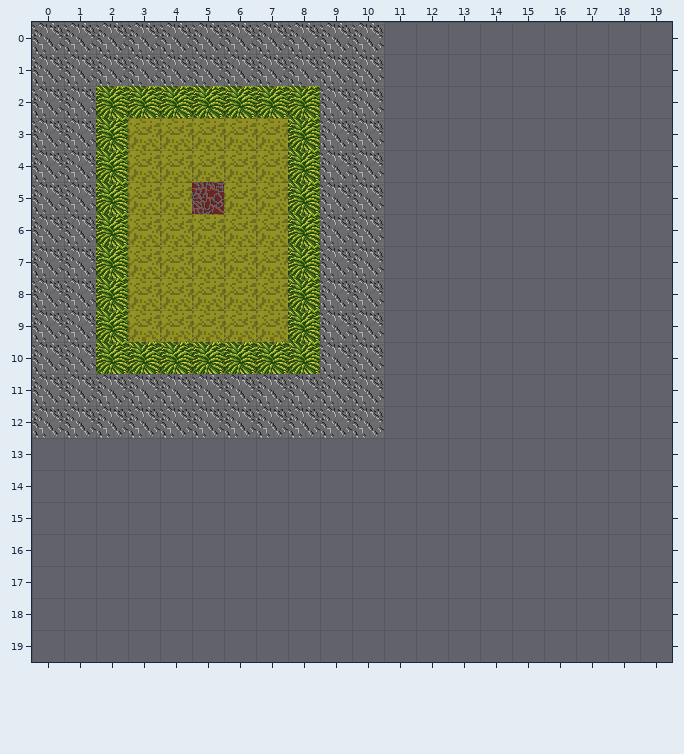
Tiled map -- corona/takeone/map32.tmx. The picture above was drawn from the file before the commit.
Cells are 32x32 px. Shown: x 0..19, y 0..19.
And afterwards:
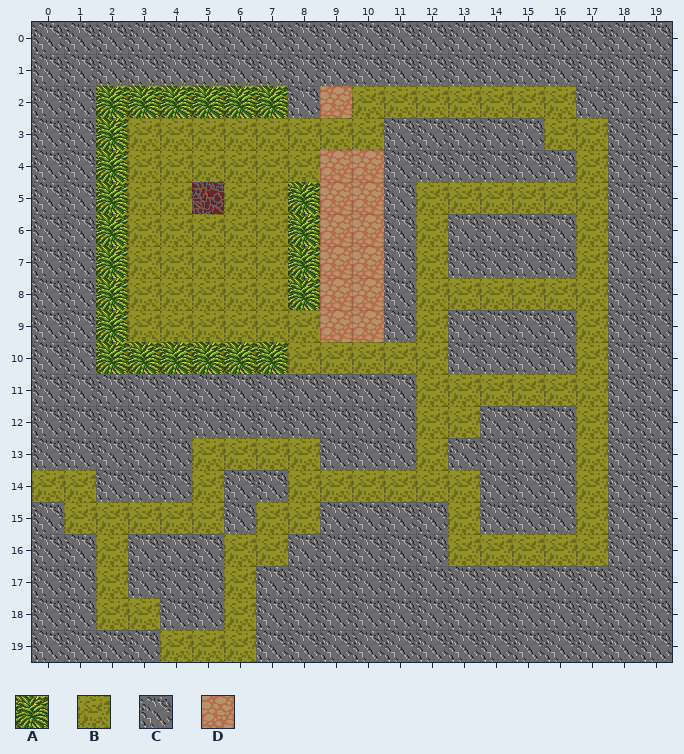
Key: from "tileset128": A 0, B 2, C 3, D 7.
_ is an empty cell, . an unchanged one.
Message: move map transition when walk in to box
What changed:
--- layer "Tile Layer 1"
@@ x 0..19 @@
- 0 ..........._________
- 1 ..........._________
- 2 ........ACC_________
- 3 ........ACC_________
- 4 ........ACC_________
- 5 .........CC_________
- 6 .........CC_________
- 7 .........CC_________
- 8 .........CC_________
- 9 ........ACC_________
-10 ........ACC_________
-11 ..........._________
-12 ..........._________
-13 ____________________
-14 ____________________
-15 ____________________
-16 ____________________
-17 ____________________
-18 ____________________
-19 ____________________
+ 0 ...........CCCCCCCCC
+ 1 ...........CCCCCCCCC
+ 2 ........CDBBBBBBBCCC
+ 3 ........BBBCCCCCBBCC
+ 4 ........BDDCCCCCCBCC
+ 5 .........DDCBBBBBBCC
+ 6 .........DDCBCCCCBCC
+ 7 .........DDCBCCCCBCC
+ 8 .........DDCBBBBBBCC
+ 9 ........BDDCBCCCCBCC
+10 ........BBBBBCCCCBCC
+11 ...........CBBBBBBCC
+12 ...........CBBCCCBCC
+13 CCCCCBBBBCCCBCCCCBCC
+14 BBCCCBCCBBBBBBCCCBCC
+15 CBBBBBCBBCCCCBCCCBCC
+16 CCBCCCBBCCCCCBBBBBCC
+17 CCBCCCBCCCCCCCCCCCCC
+18 CCBBCCBCCCCCCCCCCCCC
+19 CCCCBBBCCCCCCCCCCCCC
Pixel boxes of the changes (left, top, right, bottom) in both pictures:
changed: (32, 22, 672, 662)
